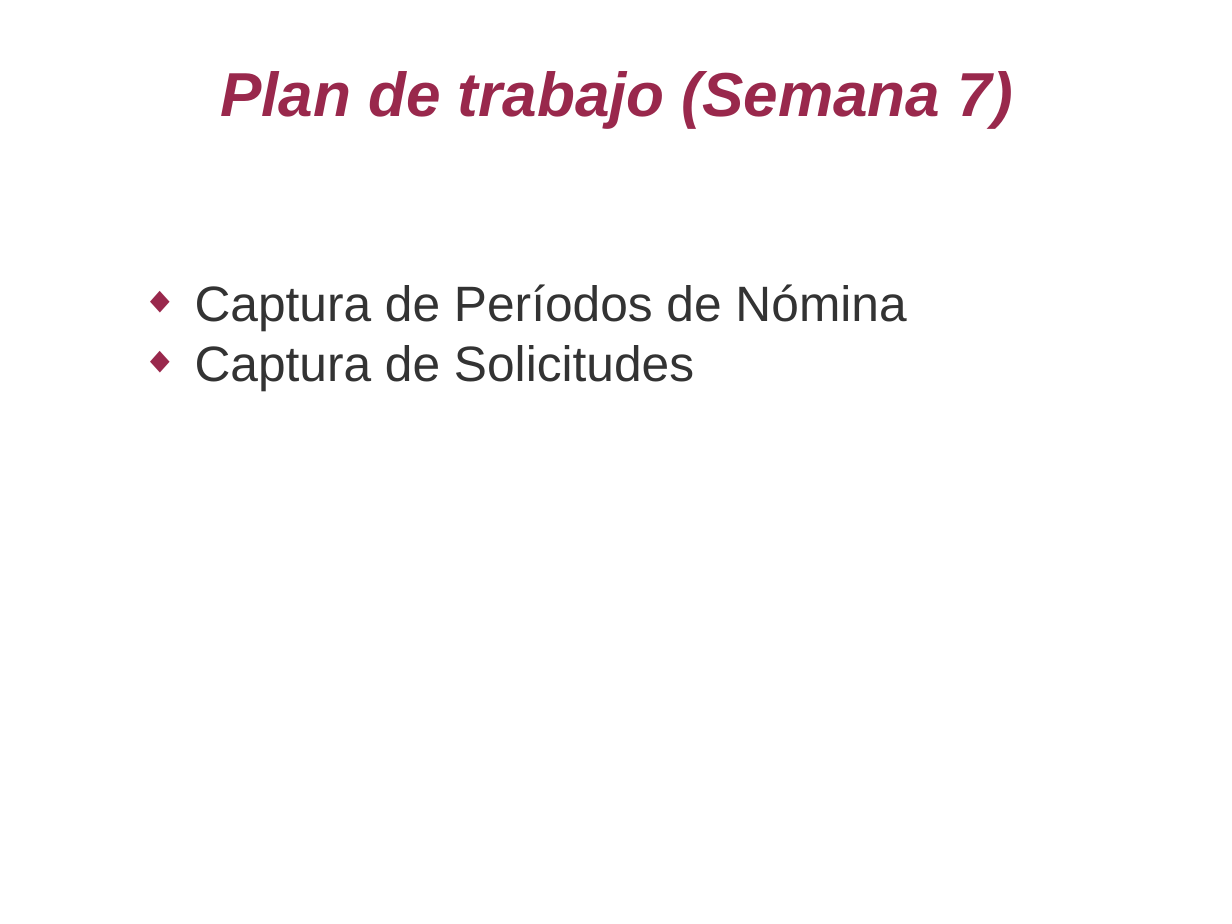
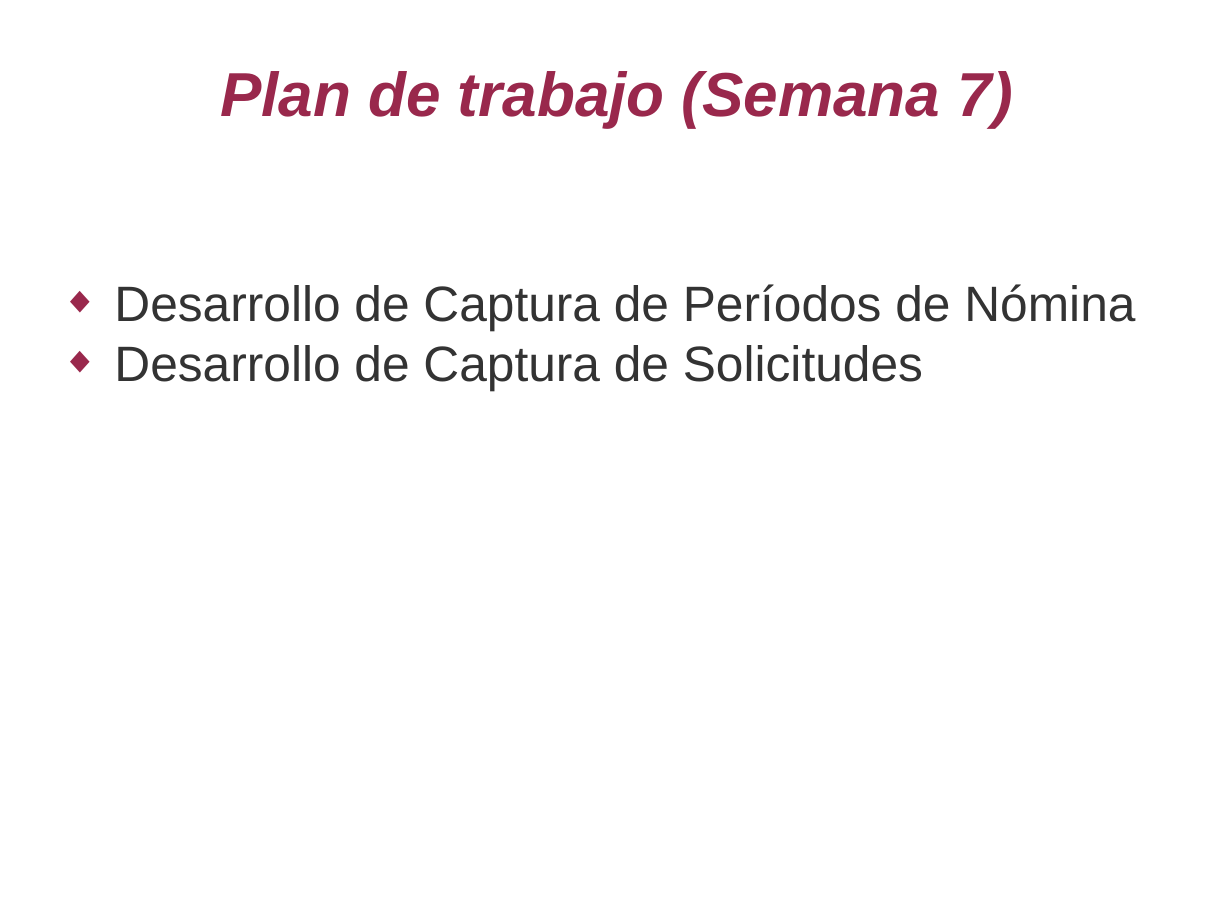
Before and after one commit to jas12345/ASN, a slide deck: slide 5 of Documentos/Avances ASN 20190321.odp. Drawn at 1232x924 pixels with LibreOffice and Linux fonts; fonts in the diff are those of the drawing; background and template pictures are left out. Boxes give left, top, right and bottom in pixels: in the first picture for what was removed or moved away, otherwise in the second. Text is boxed around its words. In the diff, an @@ line names an element or a change of style, - is before the commit and + after.

```diff
--- a/Documentos/Avances ASN 20190321.odp
+++ b/Documentos/Avances ASN 20190321.odp
@@ text at (x1=114, y1=284, x2=1135, y2=390): text changed @@
-◆ Captura de Períodos de Nómina
-◆ Captura de Solicitudes
+◆ Desarrollo de Captura de Períodos de Nómina
+◆ Desarrollo de Captura de Solicitudes
```
Also in this commit, not shown: 4 other files.
